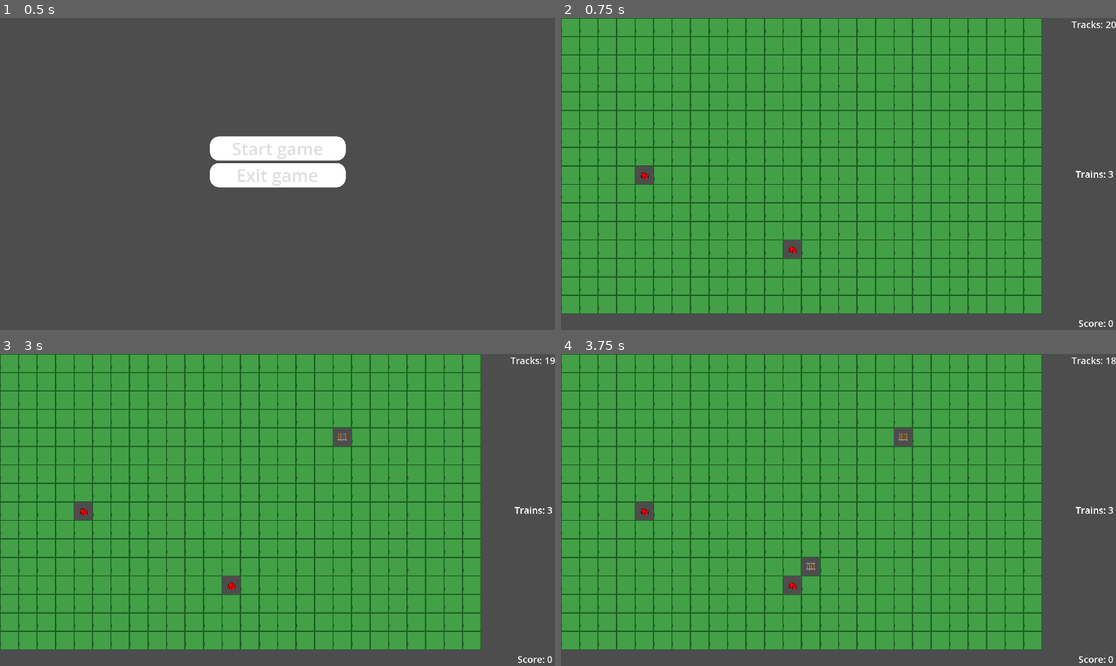
Above: before the commit, frames 1-4 (two rows, left to right).
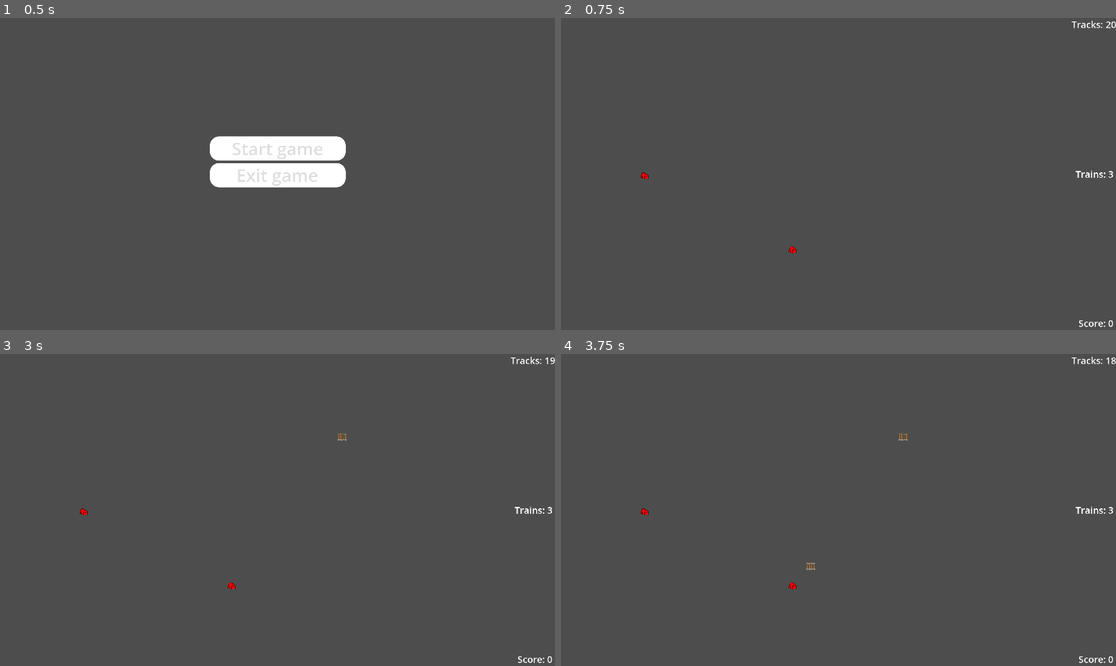
Above: after the commit, the same moments.

Repository: adrians127/euro-train
Game: Godot game, scene res://scenes/Mainmenu.tscn
Same seed, same stepped clock (60 frames per second), same inputs: the game is played once before the commit and once after it.
Inputs (mouse positions are in pixels of both pictures, inside the frame that each line leads up to):
- Up to frame 1 (0.5 s): no input
- Up to frame 2 (0.75 s): click "Start game" at 0.5 s
- Up to frame 3 (3 s): tap Enter at 1.25, 2.75 s; move the mouse to (233, 584) at 1.27 s; click (233, 584) at 1.42 s; tap Space at 2 s; move the mouse to (83, 510) at 2.02 s; click (83, 510) at 2.17 s; move the mouse to (333, 441) at 2.77 s; click (333, 441) at 2.92 s
- Up to frame 4 (3.75 s): tap Space at 3.5 s; move the mouse to (810, 572) at 3.52 s; click (810, 572) at 3.67 s

Frame 1 is identical in both runs. In frame 2, 82% of the frame differs, in the area x 0-87%, y 0-95%; in frame 3, 82%; in frame 4, 81%.

Commit message:
Get rid of old background and unused assets

Diff:
--- a/scripts/TileMapLayer.gd
+++ b/scripts/TileMapLayer.gd
@@ -5,8 +5,6 @@
 const STATION_TILE_ID := 2
 
 @onready var TrainsContainer: Node = $TrainsContainer
-#var grid_size_x = 640 / 16
-#var grid_size_y = 480 / 16
 @export var grid_size_x = 26
 @export var grid_size_y = 16
 var TrainScene = preload("res://scenes/Train.tscn")
@@ -75,7 +73,7 @@
 		for y in grid_size_y:
 			var cell = Vector2i(x, y)
 			cells[cell] = {"type": "background"}
-			set_cell(cell, BACKGROUND_TILE_ID, Vector2i(0,0), 0)
+			set_cell(cell, -1, Vector2i(0,0), 0)
 
 func _init_astar() -> void:
 	astar.region = Rect2i(0, 0, grid_size_x, grid_size_y)
@@ -128,7 +126,7 @@
 	#   erase_cell(cell)         # Godot 4 convenience
 	# …or draw a background tile again:
 	tracks += 1
-	set_cell(cell, BACKGROUND_TILE_ID, Vector2i.ZERO, 0)
+	set_cell(cell, -1, Vector2i.ZERO, 0)
 
 	cells[cell]["type"] = "background"
 	astar.set_point_solid(cell, true)
Binary file removed: assets/base-forest.png
Not shown, removed: assets/base-forest.png.import
Binary file removed: assets/base-mountain.png
Not shown, removed: assets/base-mountain.png.import
Binary file removed: assets/base.png
Not shown, removed: assets/base.png.import
Not shown, removed: assets/pixilart-drawing.png.import
Binary file removed: assets/test.png
Not shown, removed: assets/test.png.import
